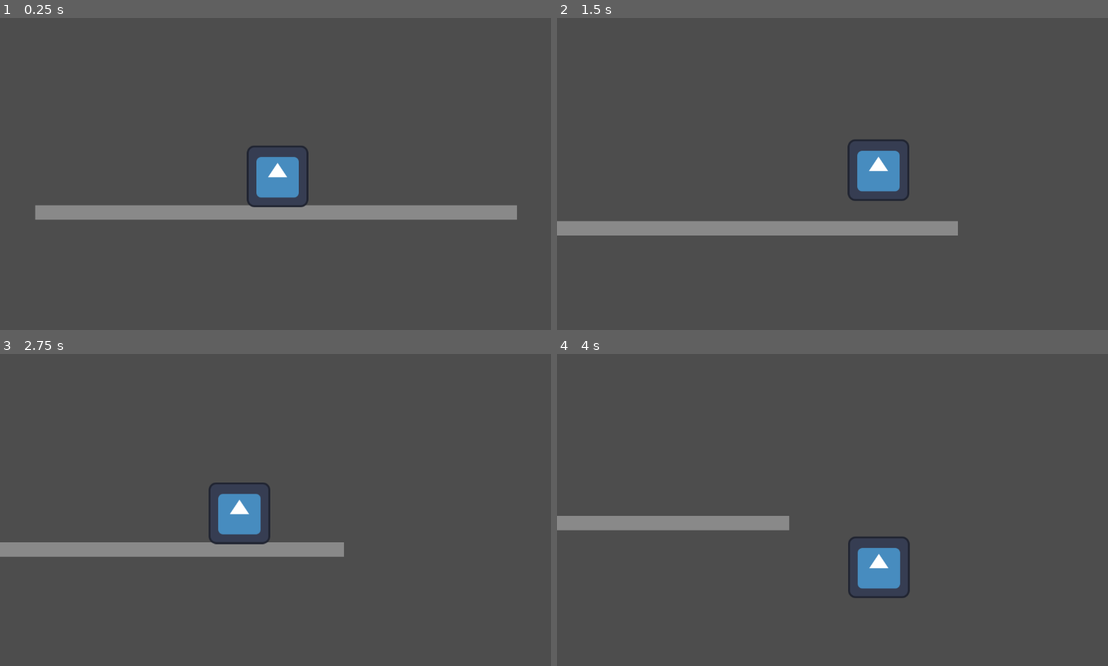
Above: before the commit, frames 1-4 (two rows, left to right).
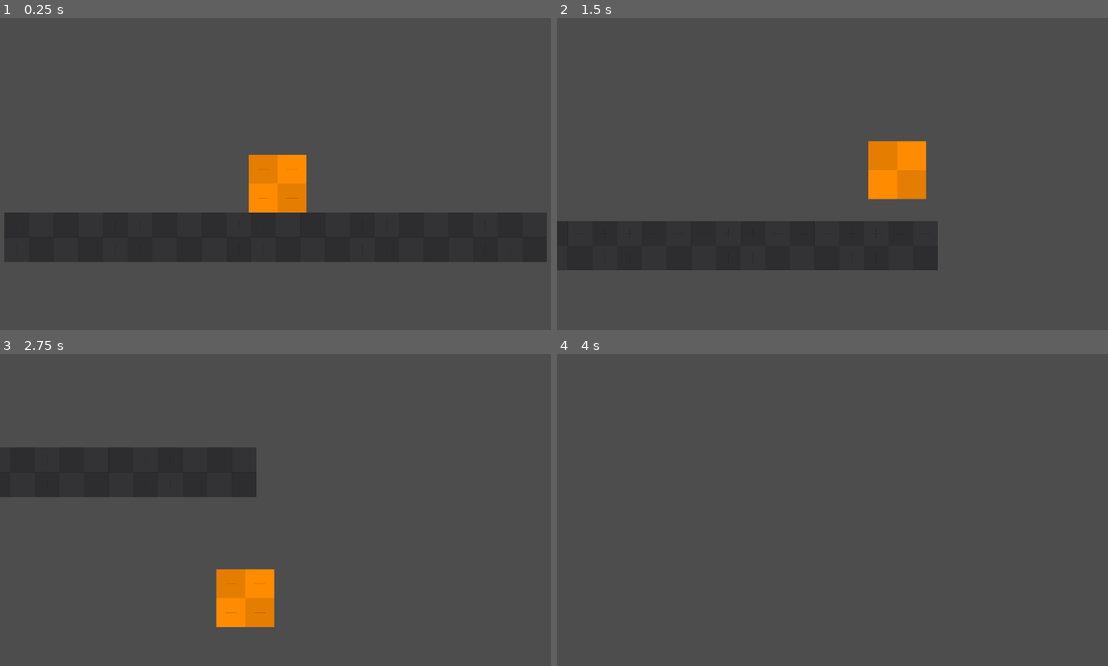
Above: after the commit, the same moments.

Repository: MemeCake789/Delta
Game: Godot game, scene res://scenes/main.tscn
Same seed, same stepped clock (60 frames per second), same inputs: the game is played once before the commit and once after it. The engine's default icon, where the game draws it, is replaced by a stand-in: a white triangle on a blue panel in a dark square.
Inputs:
- Up to frame 1 (0.25 s): no input
- Up to frame 2 (1.5 s): tap Enter (ui_accept) at 0.5, 0.6, 0.77, 1.07, 1.35 s; hold Right (ui_right) from 0.53 s (still down)
- Up to frame 3 (2.75 s): tap Enter (ui_accept) at 1.52, 1.82, 2.1 s; release Right (ui_right) at 2.03 s; hold Left (ui_left) from 2.03 s (still down)
- Up to frame 4 (4 s): release Left (ui_left) at 2.78 s; hold Right (ui_right) from 2.78 s (still down); tap Enter (ui_accept) at 2.85, 3.02, 3.32, 3.6, 3.77 s

The runs differ from the first frame. In frame 1, 20% of the frame differs, in the area x 0-100%, y 40-79%; in frame 2, 14%; in frame 3, 13%; in frame 4, 3.3%.

Commit message:
Updated Textures
Updated the Player and Wall textures using the proto textures

Diff:
--- a/scenes/main.tscn
+++ b/scenes/main.tscn
@@ -1,8 +1,10 @@
-[gd_scene load_steps=3 format=3 uid="uid://dsgmremitnucx"]
+[gd_scene load_steps=4 format=3 uid="uid://dsgmremitnucx"]
 
+[ext_resource type="Texture2D" uid="uid://dxfdi65dp8rm7" path="res://assets/proto/Dark/texture_09.png" id="1_uh6is"]
 [ext_resource type="PackedScene" uid="uid://bdyi8allsdfyv" path="res://scenes/player.tscn" id="1_yikqm"]
 
-[sub_resource type="RectangleShape2D" id="RectangleShape2D_j4vef"]
+[sub_resource type="RectangleShape2D" id="RectangleShape2D_obhlf"]
+size = Vector2(1126, 102)
 
 [node name="Main" type="Node2D"]
 
@@ -10,15 +12,19 @@
 position = Vector2(583, 641)
 
 [node name="CollisionShape2D" type="CollisionShape2D" parent="Floor"]
-scale = Vector2(50, 1.5)
-shape = SubResource("RectangleShape2D_j4vef")
+position = Vector2(-1, 56)
+shape = SubResource("RectangleShape2D_obhlf")
 
-[node name="ColorRect" type="ColorRect" parent="Floor/CollisionShape2D"]
-offset_left = -10.0
-offset_top = -10.0
-offset_right = 10.0
-offset_bottom = 10.0
-color = Color(0.537011, 0.537011, 0.537011, 1)
+[node name="TextureRect" type="TextureRect" parent="Floor/CollisionShape2D"]
+texture_repeat = 2
+offset_left = -563.0
+offset_top = -51.0
+offset_right = 10697.0
+offset_bottom = 973.0
+scale = Vector2(0.1, 0.1)
+size_flags_horizontal = 0
+texture = ExtResource("1_uh6is")
+stretch_mode = 1
 
 [node name="Player" parent="." instance=ExtResource("1_yikqm")]
 position = Vector2(586, 557)
--- a/scenes/player.tscn
+++ b/scenes/player.tscn
@@ -1,7 +1,7 @@
 [gd_scene load_steps=4 format=3 uid="uid://bdyi8allsdfyv"]
 
 [ext_resource type="Script" path="res://src/Player.gd" id="1_gqmup"]
-[ext_resource type="Texture2D" uid="uid://d11rsnqtrv4p3" path="res://assets/icon.svg" id="2_8olbn"]
+[ext_resource type="Texture2D" uid="uid://g2ix2c1mlnr5" path="res://assets/proto/Orange/texture_10.png" id="2_melc0"]
 
 [sub_resource type="RectangleShape2D" id="RectangleShape2D_152bx"]
 size = Vector2(120, 120)
@@ -9,12 +9,18 @@
 [node name="Player" type="CharacterBody2D"]
 script = ExtResource("1_gqmup")
 
-[node name="Icon" type="Sprite2D" parent="."]
-texture = ExtResource("2_8olbn")
-
 [node name="CollisionShape2D" type="CollisionShape2D" parent="."]
 shape = SubResource("RectangleShape2D_152bx")
+debug_color = Color(0.411765, 0.729412, 1, 0.419608)
 
 [node name="Camera2D" type="Camera2D" parent="."]
 position_smoothing_enabled = true
 position_smoothing_speed = 3.5
+
+[node name="TextureRect" type="TextureRect" parent="."]
+offset_left = -60.0
+offset_top = -60.0
+offset_right = 1140.0
+offset_bottom = 1140.0
+scale = Vector2(0.1, 0.1)
+texture = ExtResource("2_melc0")
--- a/src/Player.gd
+++ b/src/Player.gd
@@ -1,8 +1,8 @@
 extends CharacterBody2D
 
 
-@export var SPEED = 350.0
-@export var JUMP_VELOCITY = -400.0
+@export var speed = 500
+@export var jumpVelocity = -400.0
 
 # Get the gravity from the project settings to be synced with RigidBody nodes.
 var gravity = ProjectSettings.get_setting("physics/2d/default_gravity")
@@ -13,16 +13,19 @@
 	if not is_on_floor():
 		velocity.y += gravity * delta
 
+
 	# Handle jump.
 	if Input.is_action_just_pressed("ui_accept") and is_on_floor():
-		velocity.y = JUMP_VELOCITY
+		velocity.y = jumpVelocity
 
 	# Get the input direction and handle the movement/deceleration.
 	# As good practice, you should replace UI actions with custom gameplay actions.
 	var direction = Input.get_axis("ui_left", "ui_right")
 	if direction:
-		velocity.x = direction * SPEED
+		velocity.x = direction * speed
+
 	else:
-		velocity.x = move_toward(velocity.x, 0, SPEED)
+		velocity.x = move_toward(velocity.x, 0, speed
+	)
 
 	move_and_slide()
